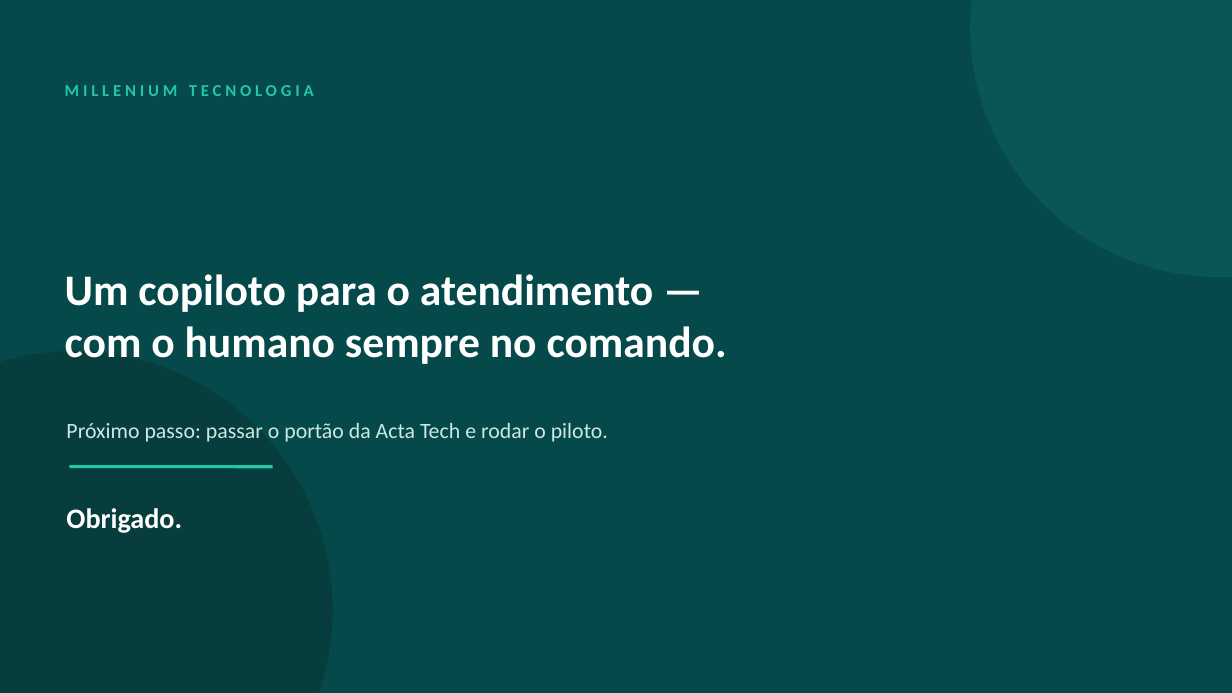
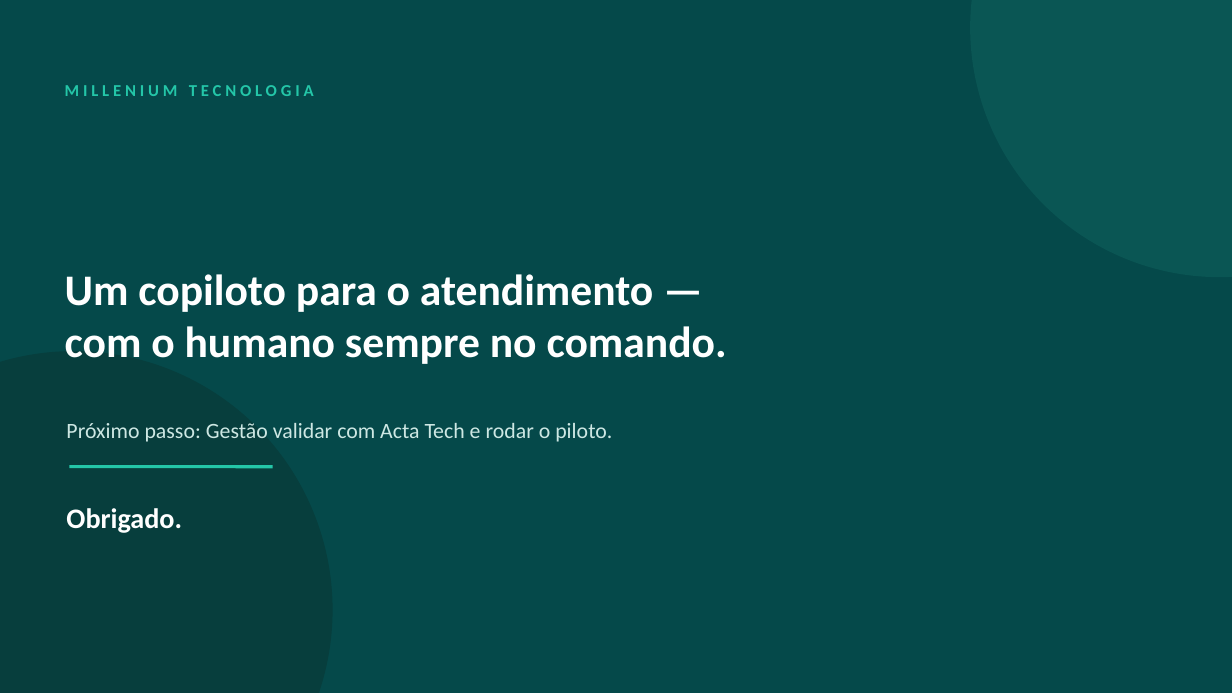
Before and after one commit to igorcamposdeborba/agente-ia-atendimento, a slide deck: slide 22 of 2-sistema-de-atendimento/planejamento/Millenium-Agente-IA.pptx (slide 20 before the commit). Drawn at 1232x693 pixels with LibreOffice and Linux fonts; fonts in the diff are those of the drawing. Boxes give left, top, right and bottom in pixels: in the first picture for what was removed or moved away, otherwise in the second. Text is boxed around its words. In the diff, an @@ line names an element or a change of style, - is before the commit and + after.

```diff
--- a/2-sistema-de-atendimento/planejamento/Millenium-Agente-IA.pptx
+++ b/2-sistema-de-atendimento/planejamento/Millenium-Agente-IA.pptx
@@ text at box(66, 423, 612, 442): text changed @@
-Próximo passo: passar o portão da Acta Tech e rodar o piloto.
+Próximo passo: Gestão validar com Acta Tech e rodar o piloto.
```
Also in this commit, not shown: 15 other slides changed, 3 slides added, 1 slide removed, 14 other files.
